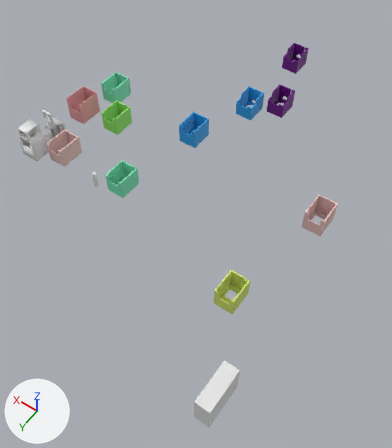
A saved change to the Blender file xiaoML-kit/xiaoml-kit-case01.blend.
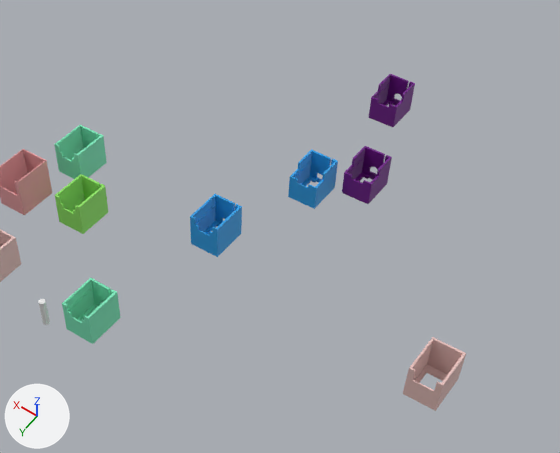
There are two pictures of each version: one whole from a camera (50 mm lens) standing at (-248.0, 569.0, 438.0) and looking at (-21.0, 251.0, -62.0), one close up on the part from 18% to 100% of the width and 0% to 58% of the height. Arrows for +X, +Y and +Z are at lower left; the lights stay in place. The first two pictures are the older version.

Names of what the first close-up shows: 'xiaoml-kit-case-v02.001', 'xiaoml-kit-case-v03.001', 'xiaoml-kit-case-v04.001', 'xiaoml-kit-case-v06.001', 'xiaoml-kit-case-v07.001', 'xiaoml-kit-case-v09.001', 'xiaoml-kit-case-v09.002', 'xiaoml-kit-case-v10.001', 'xiaoml-kit-case-v16.001', 'xiaoml-kit-case-v17' and 1 more.
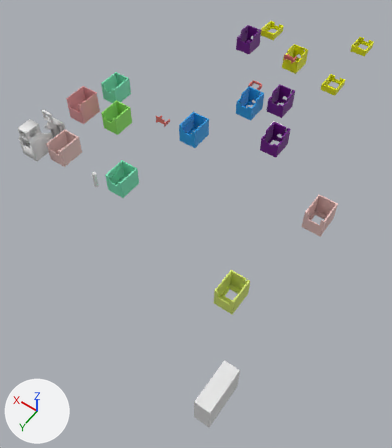
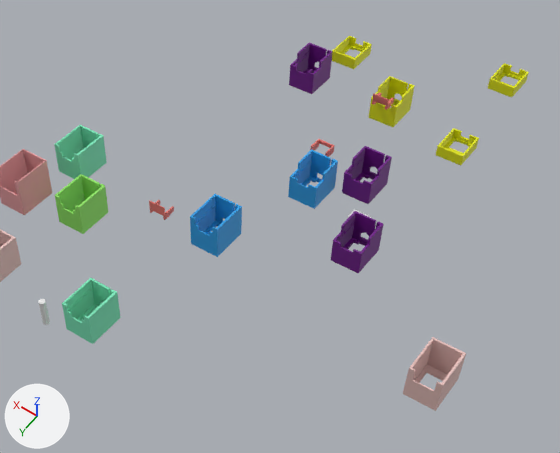
The edits, one by one:
Material 'Material.011' (mat_material_011) is new.
Its base color is (0.776, 0.8, 0.000636) (yellow #e4e702).
Material 'Material.010' (mat_material_010) is new.
Its base color is (0.8, 0.181, 0.158) (red #e7766f).
Mesh me_cube_021 is new.
It has 137 vertices, 103 faces and spans x -1.0..1.0, y -0.85..1.0, z -1.0..-0.37.
It uses material mat_material_011 (yellow #e4e702).
Mesh me_cube_020 is new.
It has 119 vertices, 92 faces and spans x -1.0..1.0, y -0.9..1.0, z -1.0..-0.37.
It uses material mat_material_011 (yellow #e4e702).
Mesh me_cube_016 is new.
It has 193 vertices, 142 faces and spans x -1.0..1.0, y -0.85..1.0, z -1.0..-0.37.
It uses material mat_material_011 (yellow #e4e702).
Mesh me_cube_019 is new.
It has 128 vertices, 114 faces and spans x -17.9..0.0, y -1.3..0.8, z -1.0..2.6.
It uses material mat_material_010 (red #e7766f).
Mesh me_cube_018 is new.
It has 80 vertices, 78 faces and spans x -17.9..0.5, y -1.3..0.8, z -1.0..1.0.
It uses material mat_material_010 (red #e7766f).
Mesh me_cube_015 is new.
It has 152 vertices, 138 faces and spans x -18.0..-0.3, y -1.4..0.7, z -1.0..2.2.
It uses material mat_material_010 (red #e7766f).
Mesh me_cube_014 is new.
It has 265 vertices, 199 faces and spans x -1.0..1.0, y -0.9..1.08, z -1.0..0.65.
It uses material mat_material_008 (purple #6f1088).
Mesh me_cube_001_1 is new.
It has 245 vertices, 169 faces and spans x -1.0..1.0, y -0.9..1.0, z -1.0..0.51.
It uses material mat_material_011 (yellow #e4e702).
Object 'xiaoml-kit-case-v17' (ob_xiaoml_kit_case_v17) moves from (0.0, -2.0, 14.0) to (-56.9, 146.2, 14.0).
Object 'xiaoml-kit-case-v24-crop.001' (ob_xiaoml_kit_case_v24_crop_001) is new; it shows me_cube_021.
Its location is (-57.2, -5.2, 2.4).
Its scale is (10.6, 14.3, 13.9).
Object 'xiaoml-kit-case-v21-crop.001' (ob_xiaoml_kit_case_v21_crop_001) is new; it shows me_cube_020.
Its location is (63.0, -51.4, 12.9).
Its scale is (10.7, 14.3, 14.3).
Object 'xiaoml-kit-case-v26-crop' (ob_xiaoml_kit_case_v26_crop) is new; it shows me_cube_016.
Its location is (-55.3, -93.4, 10.3).
Its scale is (10.6, 14.3, 13.9).
Object 'Bridge-v08.001' (ob_bridge_v08_001) is new; it shows me_cube_019.
Its location is (60.3, 193.6, 11.0).
Its rotation in degrees is (0, 0, 180).
Its scale is (0.701, 4.96, 2.89).
Object 'Bridge-v07.001' (ob_bridge_v07_001) is new; it shows me_cube_018.
Its location is (11.9, 90.9, 21.7).
Its scale is (0.701, 4.96, 2.89).
Object 'Bridge-v12' (ob_bridge_v12) is new; it shows me_cube_015.
Its location is (-6.1, 11.7, 19.8).
Its rotation in degrees is (0, 0, 180).
Its scale is (0.701, 4.96, 2.89).
Object 'xiaoml-kit-case-v18.001' (ob_xiaoml_kit_case_v18_001) is new; it shows me_cube_014.
Its location is (71.7, -2.0, 14.0).
Its scale is (10.7, 14.3, 14.3).
Object 'xiaoml-kit-case-v20' (ob_xiaoml_kit_case_v20) is new; it shows me_cube_001_1.
Its location is (0.0, -2.0, 14.0).
Its scale is (10.7, 14.3, 14.3).

What differs and where, as boxes (x1, y1, x2, y2) in the close-ups (560 x 453 px):
'xiaoml-kit-case-v17', moved
    before: (369, 74, 415, 127)
    after: (331, 211, 383, 273)
'xiaoml-kit-case-v18.001', added (purple)
    after: (289, 43, 333, 94)
'xiaoml-kit-case-v20', added (yellow)
    after: (369, 76, 414, 127)
'xiaoml-kit-case-v24-crop.001', added (yellow)
    after: (436, 128, 479, 166)
'xiaoml-kit-case-v21-crop.001', added (yellow)
    after: (332, 36, 372, 69)
'xiaoml-kit-case-v26-crop', added (yellow)
    after: (488, 63, 529, 97)
'Bridge-v08.001', added
    after: (149, 200, 174, 220)
'Bridge-v12', added
    after: (372, 92, 394, 110)
'Bridge-v07.001', added
    after: (310, 139, 335, 157)
